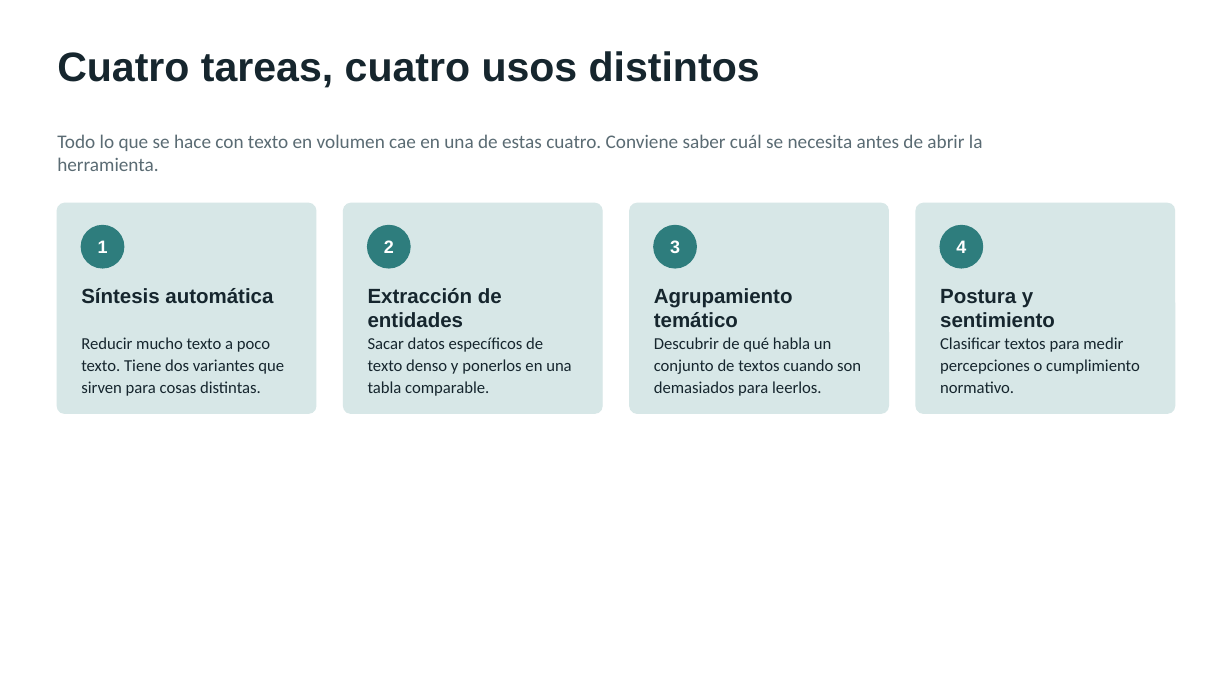
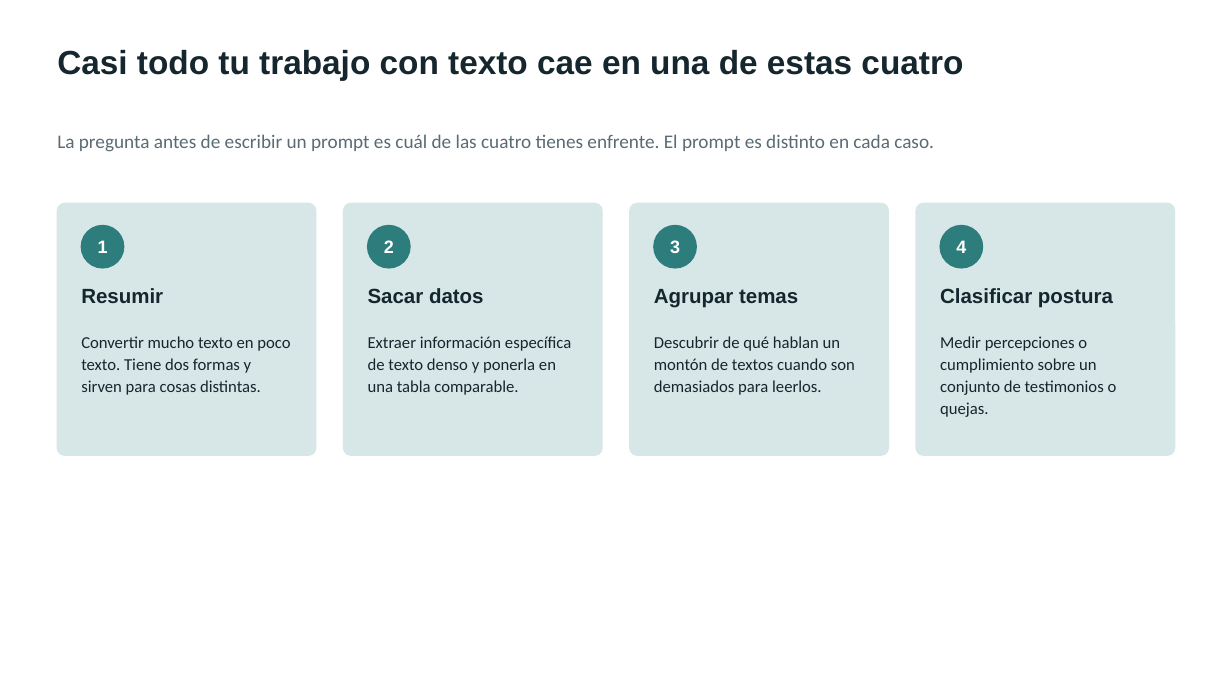
Before and after one commit to marvtrejo/curso-inegi-gen-ai, a slide deck: slide 4 of sesion-04/Sesion_04_PLN_Gestion_Documental.pptx (slide 3 before the commit). Drawn at 1232x693 pixels with LibreOffice and Linux fonts; fonts in the diff are those of the drawing. Boxes give left, top, right and bottom in pixels: in the first picture for what was removed or moved away, otherwise in the second. Text is boxed around its words. In the diff, an @@ line names an element or a change of style, - is before the commit and + after.

```diff
--- a/sesion-04/Sesion_04_PLN_Gestion_Documental.pptx
+++ b/sesion-04/Sesion_04_PLN_Gestion_Documental.pptx
@@ text at [57, 49, 963, 80]: text changed; size 32 to 26 pt @@
-Cuatro tareas, cuatro usos distintos
+Casi todo tu trabajo con texto cae en una de estas cuatro
@@ text at [57, 134, 934, 152]: text changed @@
-Todo lo que se hace con texto en volumen cae en una de estas cuatro. Conviene saber cuál se necesita antes de abrir la herramienta.
+La pregunta antes de escribir un prompt es cuál de las cuatro tienes enfrente. El prompt es distinto en cada caso.
@@ rounded rectangle: place and size @@
-rounded rectangle at [57, 203, 316, 413]
+rounded rectangle at [57, 203, 316, 456]
@@ rounded rectangle: place and size @@
-rounded rectangle at [344, 203, 603, 413]
+rounded rectangle at [344, 203, 603, 456]
@@ rounded rectangle: place and size @@
-rounded rectangle at [630, 203, 889, 413]
+rounded rectangle at [630, 203, 889, 456]
@@ proportions changed in 4 elements at [57, 203, 316, 456], [344, 203, 603, 456], [630, 203, 889, 456], [916, 203, 1175, 456] @@
@@ rounded rectangle: place and size @@
-rounded rectangle at [916, 203, 1175, 413]
+rounded rectangle at [916, 203, 1175, 456]
@@ text at [81, 288, 163, 303]: text changed @@
-Síntesis automática
+Resumir
@@ text at [368, 288, 484, 303]: text changed @@
-Extracción de entidades
+Sacar datos
@@ text at [654, 289, 798, 308]: text changed @@
-Agrupamiento temático
+Agrupar temas
@@ text at [940, 288, 1113, 308]: text changed @@
-Postura y sentimiento
+Clasificar postura
@@ text at [81, 336, 290, 395]: text changed @@
-Reducir mucho texto a poco texto. Tiene dos variantes que sirven para cosas distintas.
+Convertir mucho texto en poco texto. Tiene dos formas y sirven para cosas distintas.
@@ text at [368, 336, 571, 395]: text changed @@
-Sacar datos específicos de texto denso y ponerlos en una tabla comparable.
+Extraer información específica de texto denso y ponerla en una tabla comparable.
@@ text at [654, 336, 855, 395]: text changed @@
-Descubrir de qué habla un conjunto de textos cuando son demasiados para leerlos.
+Descubrir de qué hablan un montón de textos cuando son demasiados para leerlos.
@@ text at [940, 336, 1117, 417]: text changed @@
-Clasificar textos para medir percepciones o cumplimiento normativo.
+Medir percepciones o cumplimiento sobre un conjunto de testimonios o quejas.
```
Also in this commit, not shown: 12 other slides changed, 2 slides added, 1 slide removed, 14 other files.
